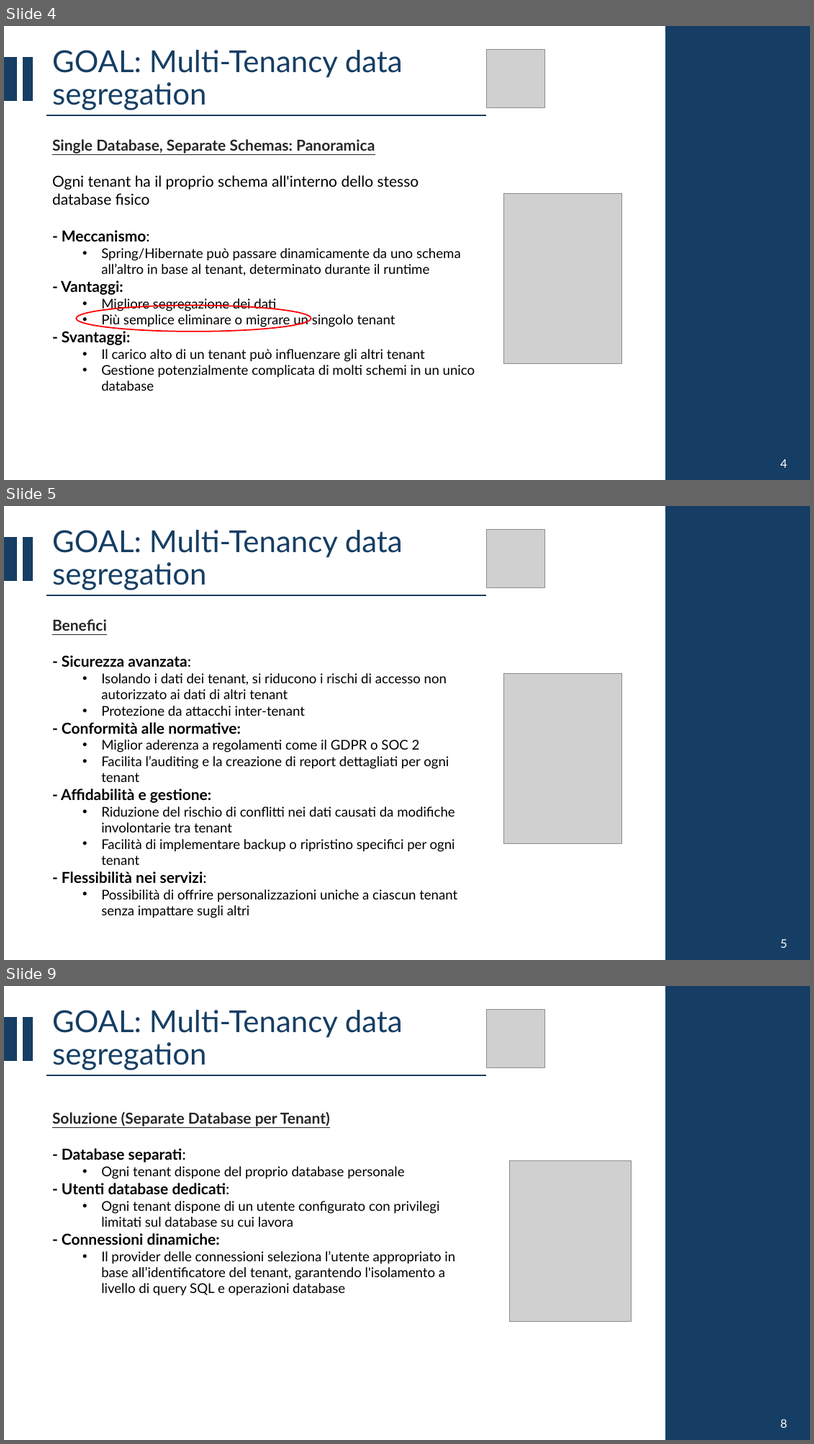
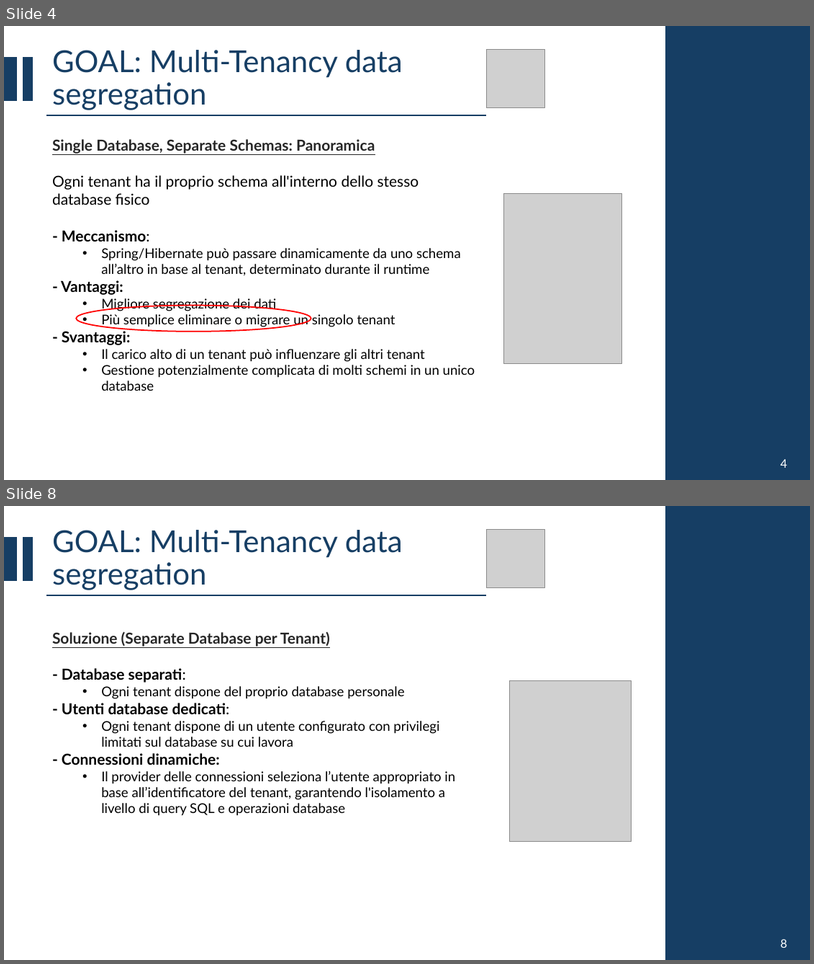
Before and after one commit to CSW-Teams/MS3-docs, a slide deck: ShiftsHappen/Sprint 3/CSW Sprint 3.pptx. Shown one above the other, each under a label of ours: slides 4, 5 and 9 before the commit, slides 4 and 8 after it; the slides between them are not shown. The pictures are 814x1444 and 814x964 pixels, drawn with LibreOffice and Linux fonts; fonts in the diff are those of the drawing; grey boxes stand for pictures. Boxes give left, top, right and bottom in pixels: in the first picture for what was removed or moved away, otherwise in the second. Text is boxed around its words. In the diff, an @@ line names an element or a change of style, - is before the commit and + after.

```diff
--- a/ShiftsHappen/Sprint 3/CSW Sprint 3.pptx
+++ b/ShiftsHappen/Sprint 3/CSW Sprint 3.pptx
@@ slide 5 removed at [4,506,810,960], background #FFFFFF @@
@@ rectangle removed at [666,506,810,960] @@
@@ rectangle removed at [4,538,17,580] @@
@@ rectangle removed at [23,538,32,580] @@
@@ title removed at [52,530,403,590] @@
-GOAL: Multi-Tenancy data segregation
@@ picture removed at [486,530,545,588] @@
@@ line removed from (46, 595) to (486, 595) @@
@@ text removed at [52,619,458,918] @@
-Benefici
-- Sicurezza avanzata:
-  • Isolando i dati dei tenant, si riducono i rischi di accesso non autorizzato ai dati di altri tenant
-  • Protezione da attacchi inter-tenant
-- Conformità alle normative:
-  • Miglior aderenza a regolamenti come il GDPR o SOC 2
-  • Facilita l’auditing e la creazione di report dettagliati per ogni tenant
-- Affidabilità e gestione:
-  • Riduzione del rischio di conflitti nei dati causati da modifiche involontarie tra tenant
-  • Facilità di implementare backup o ripristino specifici per ogni tenant
-- Flessibilità nei servizi:
-  • Possibilità di offrire personalizzazioni uniche a ciascun tenant senza impattare sugli altri
@@ picture removed at [504,674,622,844] @@
@@ text removed at [781,939,787,947] @@
-5
@@ what was slide 9 is now slide 8 @@
```
Also in this commit, not shown: 13 slides changed.
